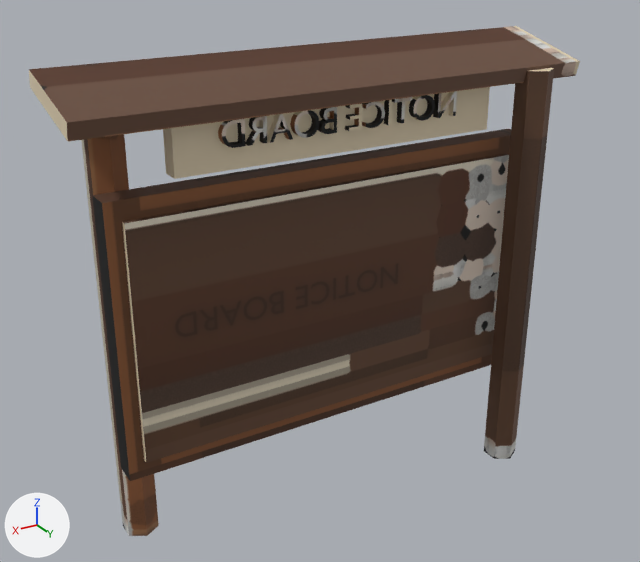
The FBX model assets/stations/hub_board.fbx: old version first, new version second.
Camera for both pictures: a 50 mm lens placed at (-0.72, -24.97, 9.66), pointed at (-7.55, -36.35, 3.97). Lighting does not change. The marker at lower left points along +X, +Y and +Z. The first picture is the older version.

In view in the first picture: 'hub_board_body'.
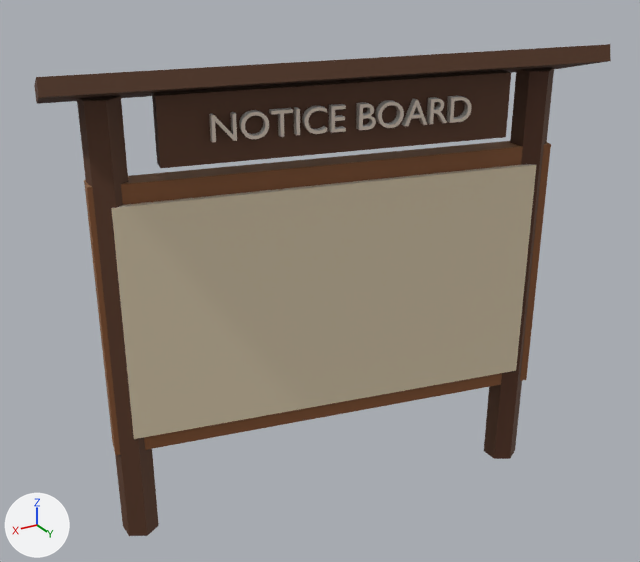
Changed parts and their boxes (x1, y1, x2, y2) in the pictures (640 x 562 px; the box of a moved part takes in the faces that stretch with it):
'hub_board_body', reshaped, surface changed: before (29, 26, 580, 536); after (34, 44, 611, 536)
part 1 of me_hub_board_body, moved or reshaped: before (92, 129, 511, 481); after (84, 141, 551, 455)
part 2 of me_hub_board_body, moved or reshaped: before (122, 153, 509, 463); after (111, 165, 536, 439)
part 3 of me_hub_board_body, moved or reshaped: before (29, 26, 580, 141); after (34, 44, 611, 104)
part 4 of me_hub_board_body, moved or reshaped: before (163, 87, 490, 179); after (152, 70, 511, 168)
part 5 of me_hub_board_body, moved or reshaped: before (218, 119, 246, 148); after (446, 96, 471, 123)
part 6 of me_hub_board_body, moved or reshaped: before (245, 116, 267, 146); after (427, 97, 447, 124)
part 7 of me_hub_board_body, moved or reshaped: before (267, 114, 293, 143); after (402, 99, 427, 126)
part 8 of me_hub_board_body, moved or reshaped: before (290, 110, 319, 138); after (375, 100, 404, 128)
part 9 of me_hub_board_body, moved or reshaped: before (318, 107, 337, 134); after (356, 102, 376, 130)
part 10 of me_hub_board_body, moved or reshaped: before (345, 103, 362, 131); after (329, 104, 346, 133)
part 11 of me_hub_board_body, moved or reshaped: before (362, 102, 385, 128); after (302, 106, 327, 134)
part 12 of me_hub_board_body, moved or reshaped: before (384, 100, 392, 125); after (294, 107, 300, 135)
part 13 of me_hub_board_body, moved or reshaped: before (392, 97, 412, 123); after (269, 108, 293, 137)
part 14 of me_hub_board_body, moved or reshaped: before (409, 95, 435, 121); after (239, 110, 269, 139)
part 15 of me_hub_board_body, moved or reshaped: before (433, 91, 457, 118); after (209, 112, 237, 142)
part 16 of me_hub_board_body, surface changed: before (29, 26, 580, 536); after (34, 44, 611, 536)

Edits to the bpy script that builds the scene:
```text
Change me_hub_board_body:
    used by ob_hub_board_body; location = (0.0, 0.0, 0.0)
    remove me_hub_board_body.from_pydata(...)  # 1234 vertices, 1791 faces; spans x -11.89..-3.49, y -37.2..-35.18, z 0.0..7.64
    add me_hub_board_body.from_pydata(...)  # 1234 vertices, 1791 faces; spans x -11.97..-3.42, y -37.85..-34.53, z 0.0..7.64
    me_hub_board_body part 1: the loose piece of 8 vertices spanning x -11.39..-3.99, y -36.39..-35.99, z 1.6..6.0 is turned 168 degrees about the z axis through its middle
    me_hub_board_body part 2: the loose piece of 8 vertices spanning x -11.04..-4.24, y -36.0..-35.9, z 1.9..5.7 is turned 168 degrees about the z axis through its middle
    me_hub_board_body part 3: the loose piece of 8 vertices spanning x -11.89..-3.49, y -37.0..-35.38, z 7.01..7.64 is turned 168 degrees about the z axis through its middle
    me_hub_board_body part 4: the loose piece of 8 vertices spanning x -10.33..-4.93, y -36.05..-35.75, z 6.25..7.25 is turned 168 degrees about the z axis through its middle
    me_hub_board_body part 5: the loose piece of 108 vertices spanning x -5.94..-5.59, y -35.77..-35.63, z 6.59..6.96 is turned 168 degrees about the z axis through its middle, then moved by (-3.61, 0.38, 0.0)
    me_hub_board_body part 6: the loose piece of 188 vertices spanning x -6.27..-5.98, y -35.77..-35.63, z 6.59..6.96 is turned 168 degrees about the z axis through its middle, then moved by (-2.9, 0.3, 0.0)
    me_hub_board_body part 7: the loose piece of 22 vertices spanning x -6.68..-6.31, y -35.77..-35.63, z 6.59..6.96 is turned 168 degrees about the z axis through its middle, then moved by (-2.16, 0.23, 0.0)
    me_hub_board_body part 8: the loose piece of 192 vertices spanning x -7.11..-6.7, y -35.77..-35.63, z 6.58..6.97 is turned 168 degrees about the z axis through its middle, then moved by (-1.35, 0.14, 0.0)
    me_hub_board_body part 9: the loose piece of 212 vertices spanning x -7.4..-7.14, y -35.77..-35.63, z 6.59..6.96 is turned 168 degrees about the z axis through its middle, then moved by (-0.63, 0.07, 0.0)
    me_hub_board_body part 10: the loose piece of 24 vertices spanning x -7.83..-7.61, y -35.77..-35.63, z 6.59..6.96 is turned 168 degrees about the z axis through its middle, then moved by (0.26, -0.03, 0.0)
    me_hub_board_body part 11: the loose piece of 196 vertices spanning x -8.23..-7.89, y -35.77..-35.63, z 6.58..6.97 is turned 168 degrees about the z axis through its middle, then moved by (0.94, -0.1, 0.0)
    me_hub_board_body part 12: the loose piece of 8 vertices spanning x -8.35..-8.3, y -35.77..-35.63, z 6.59..6.96 is turned 168 degrees about the z axis through its middle, then moved by (1.46, -0.15, 0.0)
    me_hub_board_body part 13: the loose piece of 16 vertices spanning x -8.72..-8.41, y -35.77..-35.63, z 6.59..6.96 is turned 168 degrees about the z axis through its middle, then moved by (1.93, -0.2, 0.0)
    me_hub_board_body part 14: the loose piece of 192 vertices spanning x -9.16..-8.75, y -35.77..-35.63, z 6.58..6.97 is turned 168 degrees about the z axis through its middle, then moved by (2.7, -0.28, 0.0)
    me_hub_board_body part 15: the loose piece of 20 vertices spanning x -9.57..-9.22, y -35.77..-35.63, z 6.59..6.96 is turned 168 degrees about the z axis through its middle, then moved by (3.57, -0.38, 0.0)
    me_hub_board_body part 16: texture (UV) coordinates of 1791 of 1791 faces, centred in x -11.89..-3.49, y -37.12..-35.26, z 0.0..7.52, changed; they spanned u 0.0..1.0, v 0.0..0.99 and now span u 0.0..1.0, v 0.0..0.99
```
